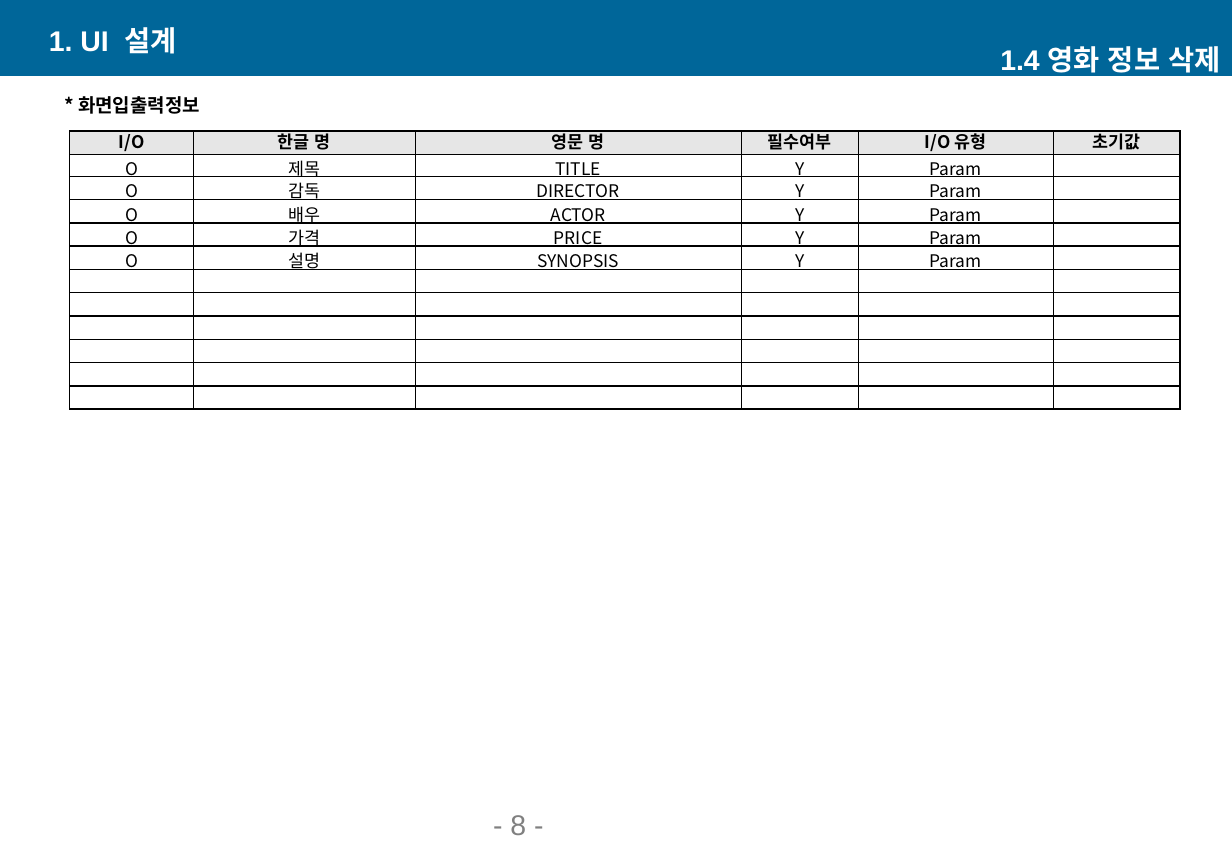
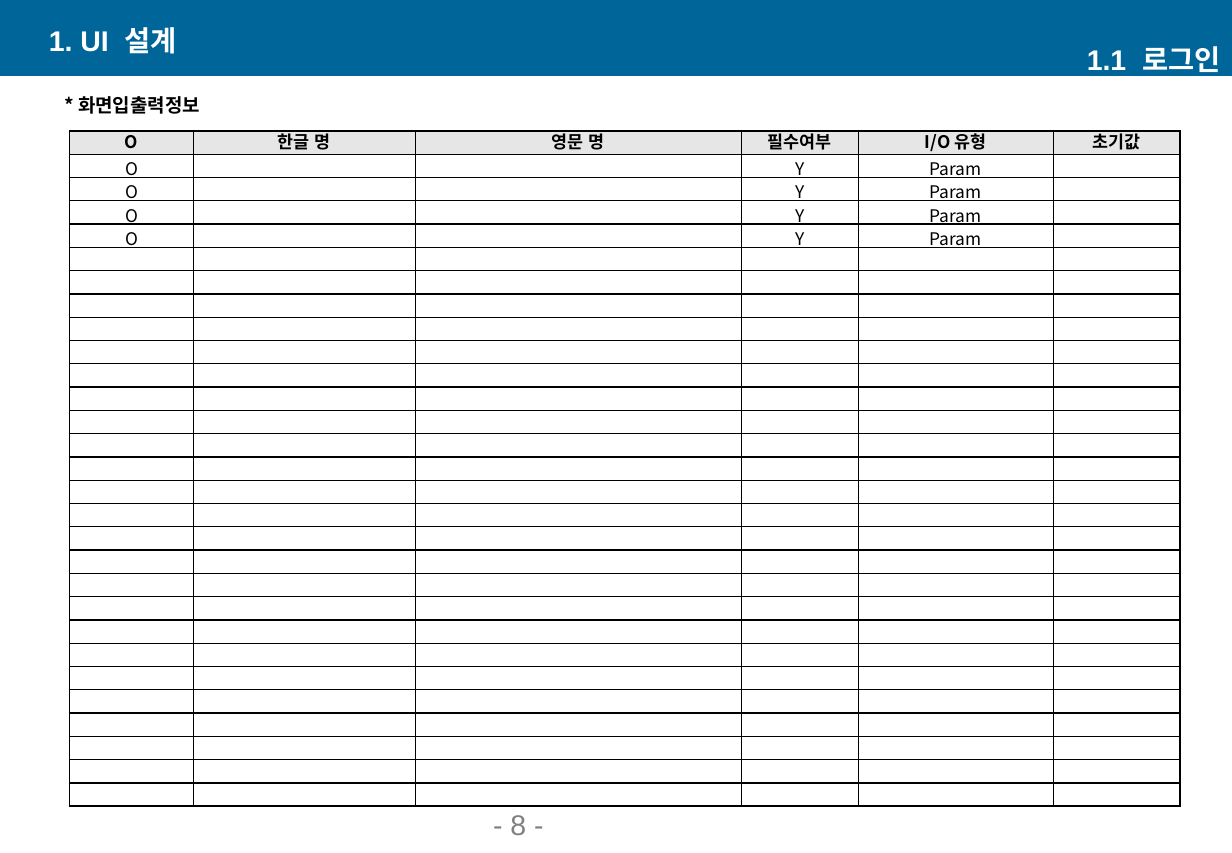
Before and after one commit to ki-mii/ezen_prj, a slide deck: slide 9 of 쇼핑몰관리_UI설계서.pptx. Drawn at 1232x853 pixels with LibreOffice and Linux fonts; fonts in the diff are those of the drawing. Boxes give left, top, right and bottom in pixels: in the first picture for what was removed or moved away, otherwise in the second. Text is boxed around its words. In the diff, an @@ line names an element or a change of style, - is before the commit and + after.

```diff
--- a/쇼핑몰관리_UI설계서.pptx
+++ b/쇼핑몰관리_UI설계서.pptx
@@ text at (x1=1087, y1=46, x2=1220, y2=78): text changed @@
-1.4 영화 정보 삭제
+1.1 로그인
@@ table at (x1=69, y1=131, x2=1181, y2=807) @@
-row 1: I/O | 한글 명 | 영문 명 | 필수여부 | I/O 유형 | 초기값
-row 2: O | 제목 | TITLE | Y | Param | 
-row 3: O | 감독 | DIRECTOR | Y | Param | 
-row 4: O | 배우 | ACTOR | Y | Param | 
-row 5: O | 가격 | PRICE | Y | Param | 
-row 6: O | 설명 | SYNOPSIS | Y | Param | 
+row 1: O | 한글 명 | 영문 명 | 필수여부 | I/O 유형 | 초기값
+row 2: O |  |  | Y | Param | 
+row 3: O |  |  | Y | Param | 
+row 4: O |  |  | Y | Param | 
+row 5: O |  |  | Y | Param | 
+row 12:  |  |  |  |  | 
+row 13:  |  |  |  |  | 
+row 14:  |  |  |  |  | 
+row 15:  |  |  |  |  | 
+row 16:  |  |  |  |  | 
+row 17:  |  |  |  |  | 
+row 18:  |  |  |  |  | 
+row 19:  |  |  |  |  | 
+row 20:  |  |  |  |  | 
+row 21:  |  |  |  |  | 
+row 22:  |  |  |  |  | 
+row 23:  |  |  |  |  | 
+row 24:  |  |  |  |  | 
+row 25:  |  |  |  |  | 
+row 26:  |  |  |  |  | 
+row 27:  |  |  |  |  | 
+row 28:  |  |  |  |  | 
+row 29:  |  |  |  |  | 
```
Also in this commit, not shown: 19 other slides changed, 3 slides added.
